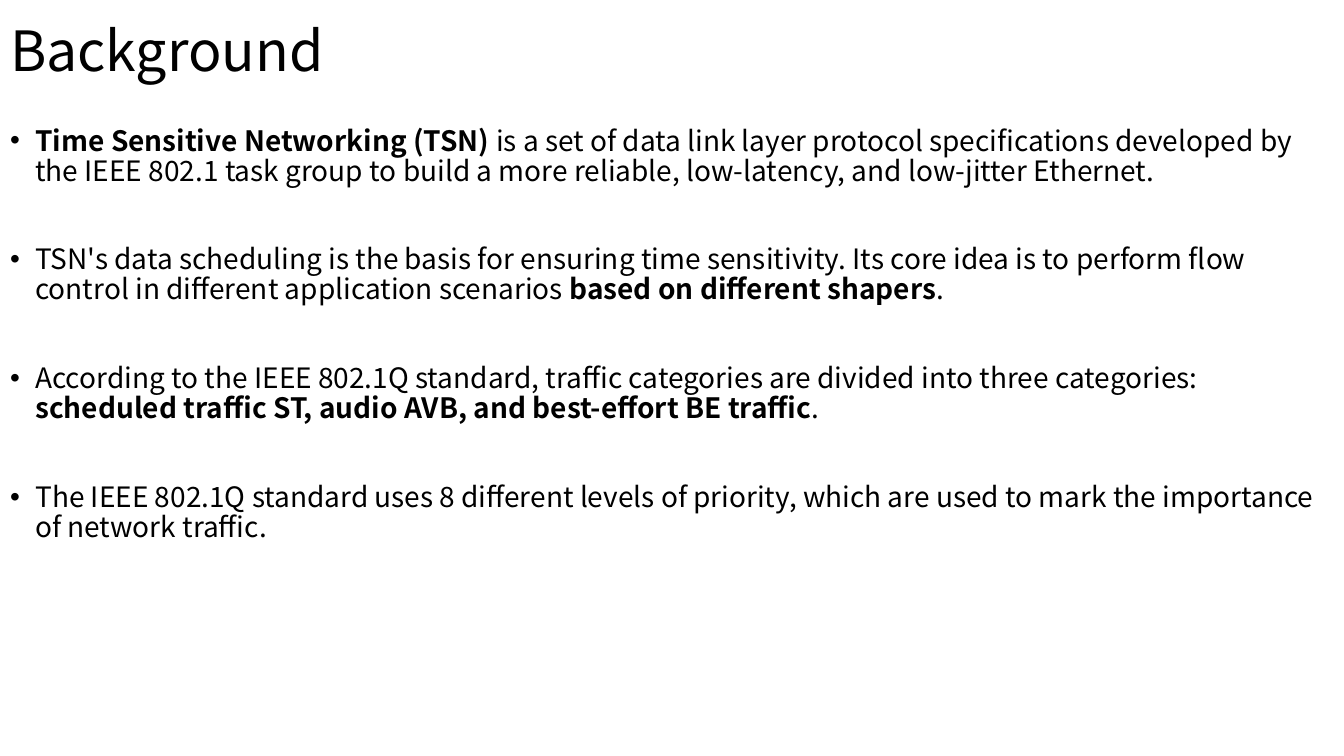
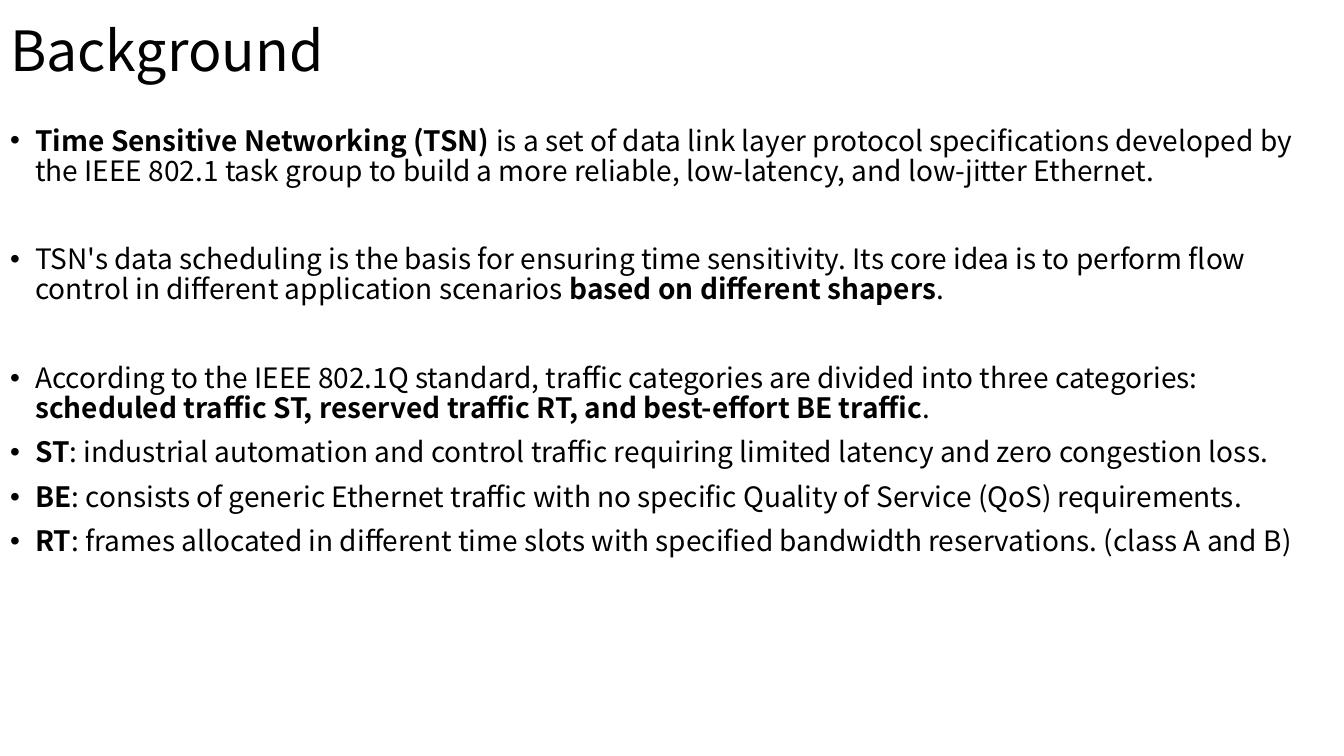
Before and after one commit to wsm6636/note, a slide deck: slide 2 of 06-ppt/discussion/TSN.pptx. Drawn at 1344x756 pixels with LibreOffice and Linux fonts; fonts in the diff are those of the drawing. Boxes give left, top, right and bottom in pixels: in the first picture for what was removed or moved away, otherwise in the second. Text is boxed around its words. In the diff, an @@ line names an element or a change of style, - is before the commit and + after.

```diff
--- a/06-ppt/discussion/TSN.pptx
+++ b/06-ppt/discussion/TSN.pptx
@@ text at [35,365,1292,558]: text changed @@
-• According to the IEEE 802.1Q standard, traffic categories are divided into three categories: scheduled traffic ST, audio AVB, and best-effort BE traffic.
-• The IEEE 802.1Q standard uses 8 different levels of priority, which are used to mark the importance of network traffic.
+• According to the IEEE 802.1Q standard, traffic categories are divided into three categories: scheduled traffic ST, reserved traffic RT, and best-effort BE traffic.
+• ST: industrial automation and control traffic requiring limited latency and zero congestion loss.
+• BE: consists of generic Ethernet traffic with no specific Quality of Service (QoS) requirements.
+• RT: frames allocated in different time slots with specified bandwidth reservations. (class A and B)
```
Also in this commit, not shown: 4 other slides changed, 7 other files.
